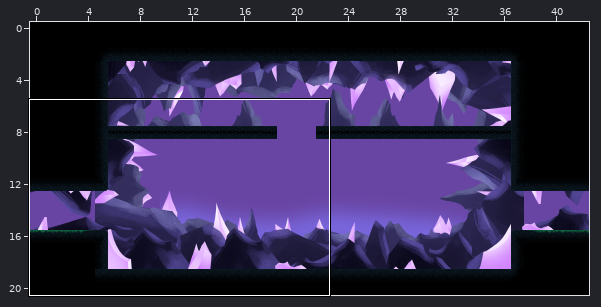
Tiled map -- Output/Assets/Maps/Map666.tmx. The first picture is a wide view before the edit; the outline marks the close-up.
Close-up. Before the edit:
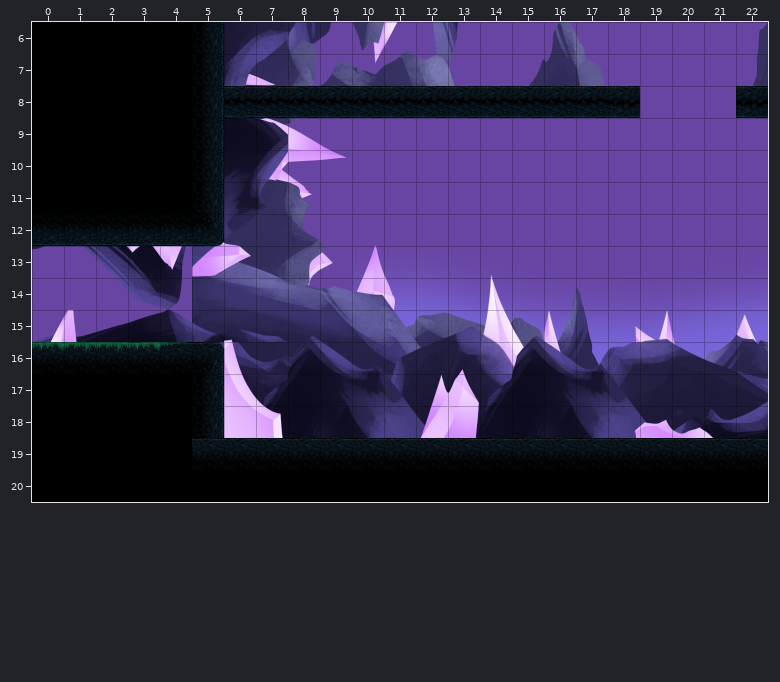
Cells are 64x64 px. Shown: x 0..22, y 6..20. The commit also changed other parts of the map, which this record leaves out.
And afterwards:
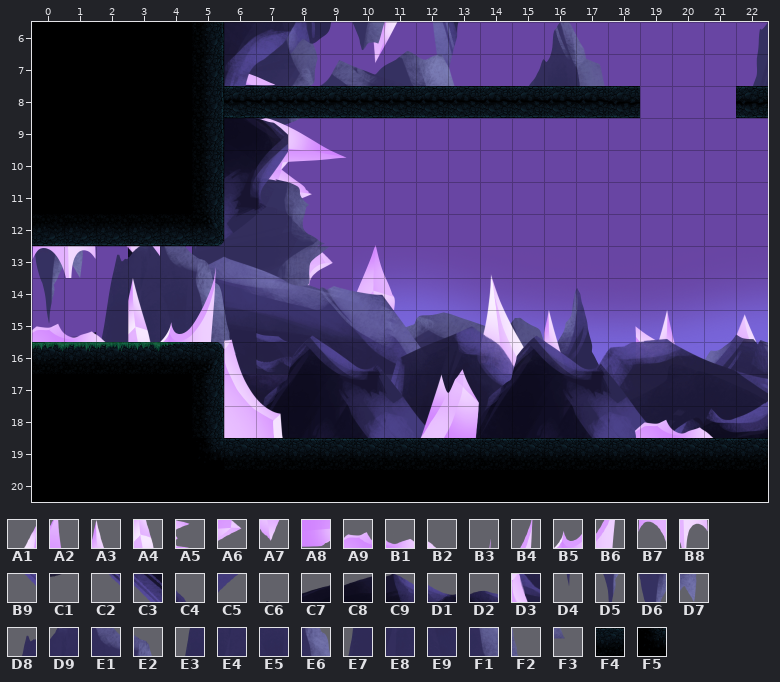
Key: from "SecretCave_Cristals": A1 61, A2 62, A3 100, A4 130, A5 245 turned 90, A6 246 turned 90, A7 251 flipped up-down, A8 276 turned 90, A9 288, B1 289, B2 290, B3 401, B4 431, B5 460, B6 461, B7 469 flipped up-down, B8 470 flipped up-down; from "SecretCave_Stones1": B9 87 flipped up-down, C1 115 flipped up-down, C2 116 flipped up-down, C3 117 flipped up-down, C4 162, C5 269 turned 90, C6 434, C7 462, C8 463, C9 464, D1 465, D2 466; from "SecretCave_Stones2": D3 71; from "SecretCave_Stones4": D4 82 flipped up-down, D5 112 flipped up-down, D6 142 flipped up-down, D7 143 flipped up-down, D8 379, D9 380, E1 381, E2 382, E3 409, E4 410, E5 411, E6 412, E7 439, E8 440, E9 441, F1 442, F2 443, F3 473; from "tiles_cave": F4 1, F5 23.
__ is an empty cell.
See-through tiles are keyed as they look on the map.
Edits made:
Layer "Rocks Third Layer":
y 13: x 0..2 C1 C2 C3 -> D6 D7 __
y 14: x 0 __ -> D5; x 2 B9 -> __
y 15: x 0 __ -> D4
Layer "Rocks Second Layer":
y 12: x 6 A5 -> __
y 13: x 2..6 __ __ __ A8 A6 -> D8 D9 E1 E2 __
y 14: x 2..5 __ __ C6 __ -> E3 E4 E5 E6
y 15: x 2..6 C7 C8 C9 D1 D2 -> E7 E8 E9 F1 F2
y 16: x 6 D3 -> F3
Layer "Rocks First Layer":
y 13: x 0..1 __ __ -> B7 B8; x 4..5 A7 C5 -> __ B3
y 14: x 3 __ -> A3; x 5 __ -> B4
y 15: x 0..5 A1 A2 __ __ __ C4 -> A9 B1 B2 A4 B5 B6
Layer "Platforms":
y 19: x 5 F4 -> F5
Changed places in both close-ups, as pixel boxes (x1, y1, x2, y2):
changed: (32, 242, 256, 374)
changed: (192, 438, 224, 470)
